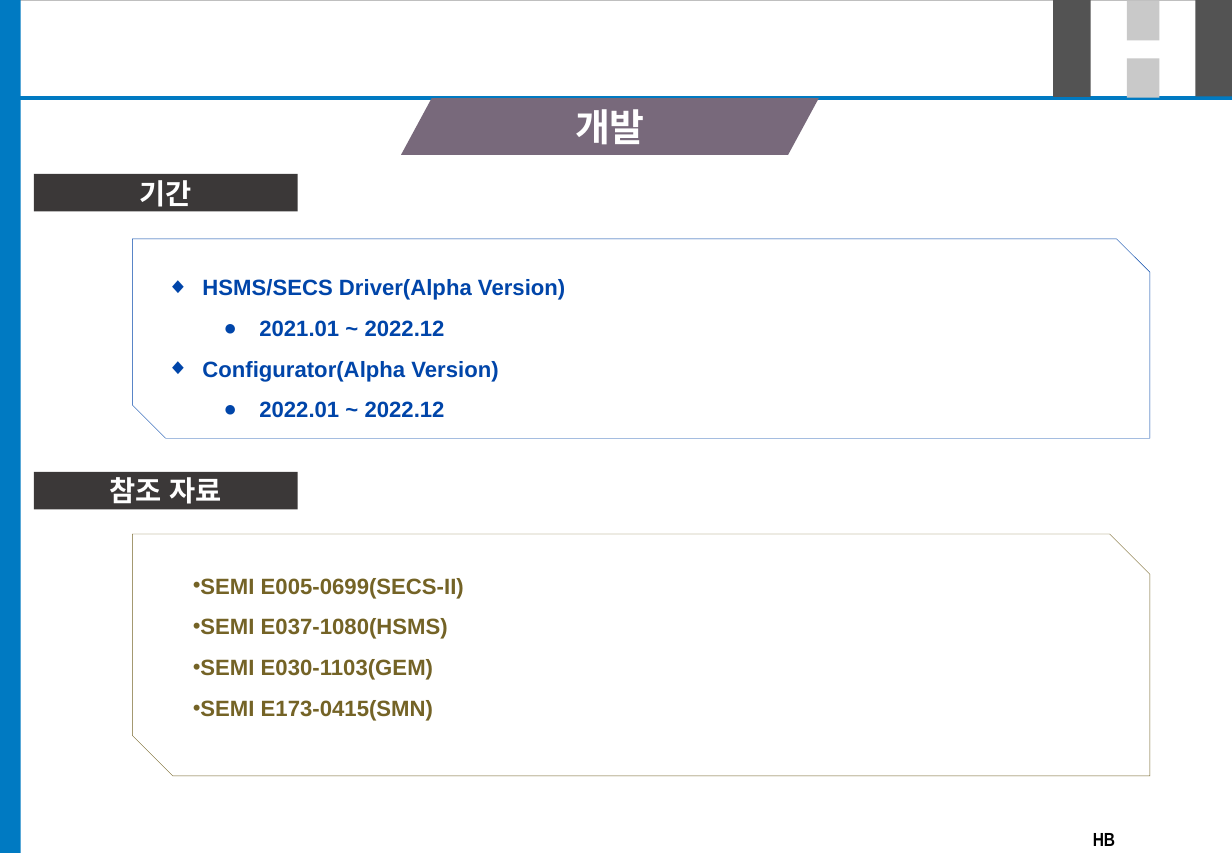
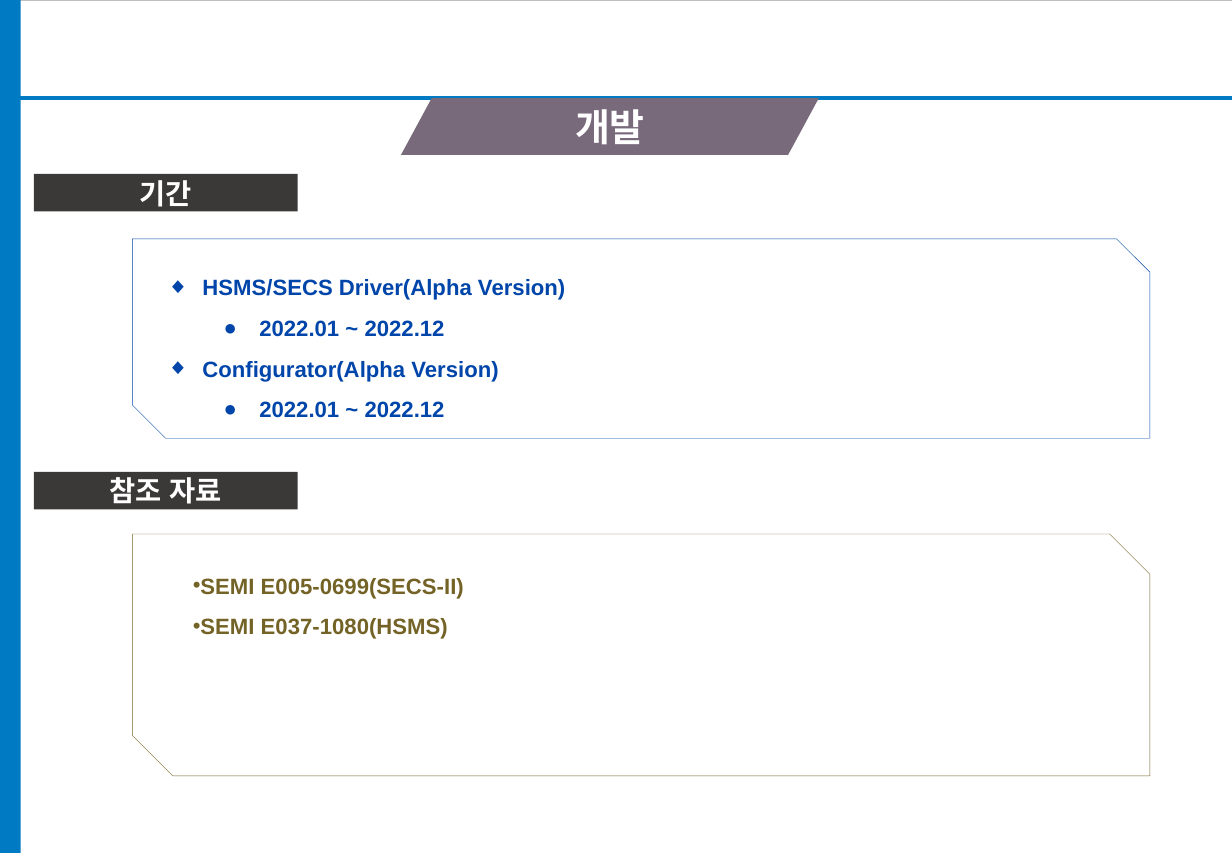
Before and after one commit to SeafoodMan/SeafoodMan, a slide deck: slide 5 of report/readme/docs/SECS Driver.pptx (slide 6 before the commit). Drawn at 1232x853 pixels with LibreOffice and Linux fonts; fonts in the diff are those of the drawing; background and template pictures are left out. Boxes give left, top, right and bottom in pixels: in the first picture for what was removed or moved away, otherwise in the second. Text is boxed around its words. In the diff, an @@ line names an element or a change of style, - is before the commit and + after.

Commit message:
ppt modified

```diff
--- a/report/readme/docs/SECS Driver.pptx
+++ b/report/readme/docs/SECS Driver.pptx
@@ rectangle removed at box(1053, 0, 1091, 97) @@
@@ rectangle removed at box(1127, 1, 1160, 41) @@
@@ rectangle removed at box(1196, 0, 1232, 97) @@
@@ rectangle removed at box(1127, 58, 1160, 98) @@
@@ text in snip diag rect at box(259, 320, 445, 337): text changed @@
-  ● 2021.01 ~ 2022.12
+  ● 2022.01 ~ 2022.12
@@ text in snip diag rect at box(200, 659, 433, 721): paragraphs removed @@
-• SEMI E030-1103(GEM)
-• SEMI E173-0415(SMN)
@@ text removed at box(1093, 833, 1115, 846) @@
-HB TECHNOLOGY
```
Also in this commit, not shown: 22 other slides changed, 2 slides removed.
